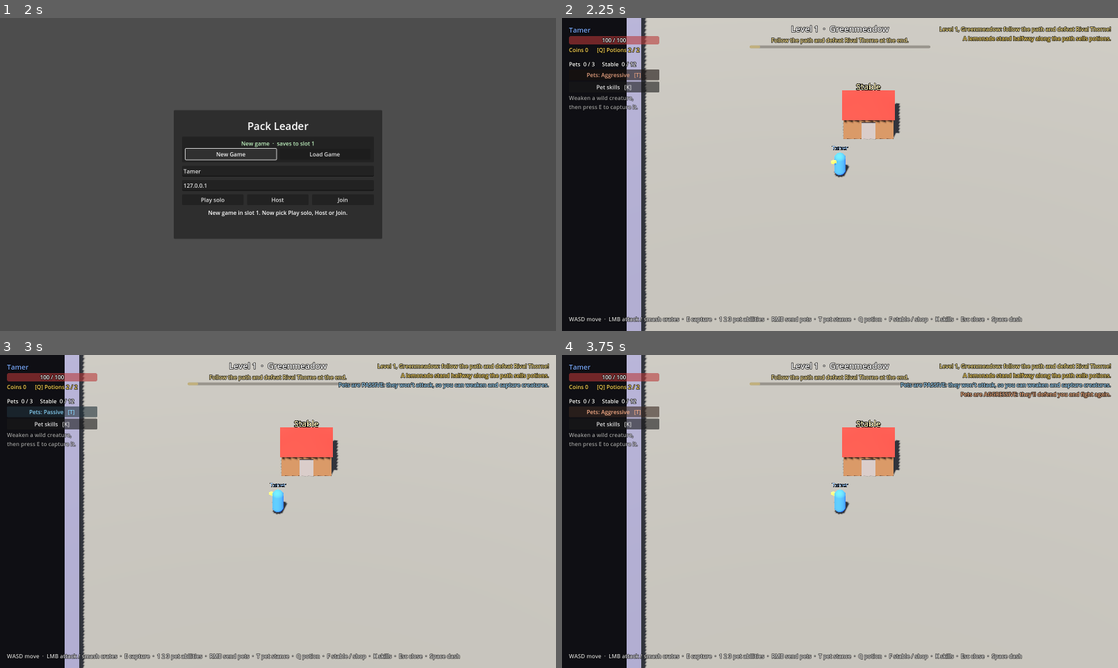
Above: before the commit, frames 1-4 (two rows, left to right).
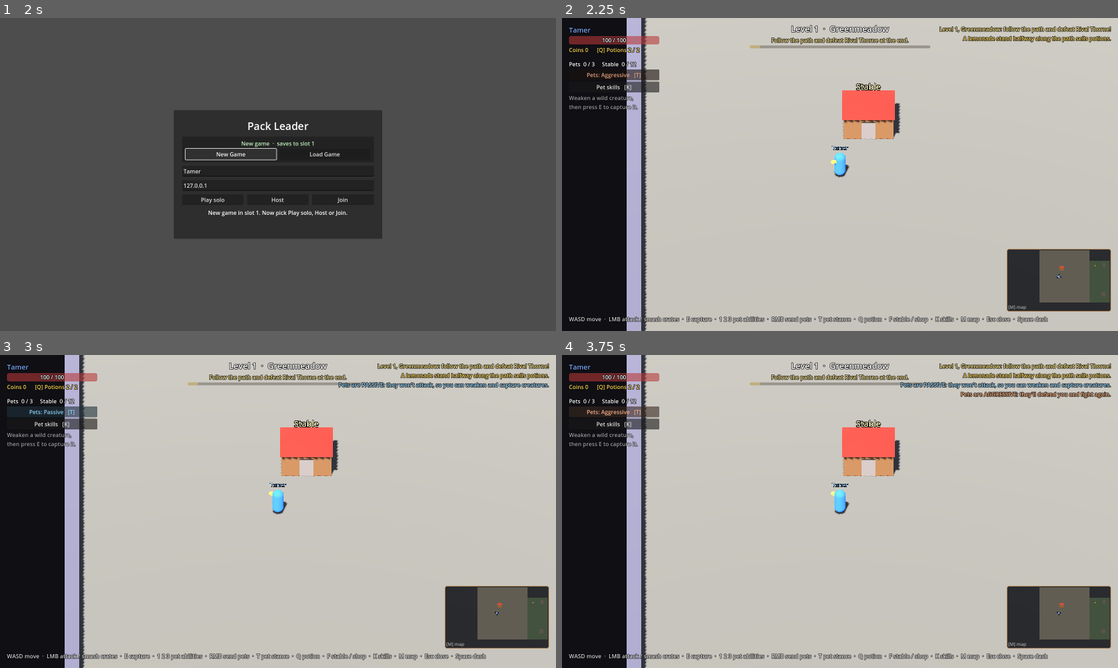
Above: after the commit, the same moments.

Repository: stealer999-design/Pack-Leader
Game: Godot game, scene res://scenes/main.tscn
Same seed, same stepped clock (60 frames per second), same inputs: the game is played once before the commit and once after it.
Inputs:
- Up to frame 1 (2 s): click "New Game" at 0.5 s; click "New Game" at 1.25 s
- Up to frame 2 (2.25 s): click "Play solo" at 2 s
- Up to frame 3 (3 s): click "Pets: Aggressive [T]" at 2.75 s
- Up to frame 4 (3.75 s): click "Pets: Passive [T]" at 3.5 s

Frame 1 is identical in both runs. In frame 2, 3.9% of the frame differs, in the area x 71-99%, y 73-98%; in frame 3, 3.9%; in frame 4, 3.9%.

Commit message:
Mini map, with a large whole-level view on M
A map in the bottom-right corner shows the path around the player, oriented
like the camera: floor and rocks, crates, the stable, lemonade stand,
portal, boss, wild creatures, pets and players (an arrow for you). M
switches to the whole level, large; M or Esc shrinks it again.

Co-Authored-By: Claude Opus 5.5 <noreply@anthropic.com>
Claude-Session: https://claude.ai/code/session_01SHXn7uzAhXhqkDiK48VPSa

Diff:
--- a/project.godot
+++ b/project.godot
@@ -93,6 +93,11 @@
 "events": [Object(InputEventKey,"resource_local_to_scene":false,"resource_name":"","device":-1,"window_id":0,"alt_press …(190 unchanged characters)…
 ]
 }
+map={
+"deadzone": 0.5,
+"events": [Object(InputEventKey,"resource_local_to_scene":false,"resource_name":"","device":-1,"window_id":0,"alt_pressed":false,"shift_pressed":false,"ctrl_pressed":false,"meta_pressed":false,"pressed":false,"keycode":0,"physical_keycode":77,"key_label":0,"unicode":0,"location":0,"echo":false,"script":null)
+]
+}
 
 [autoload]
 
--- a/scenes/hud.tscn
+++ b/scenes/hud.tscn
@@ -161,7 +161,7 @@
 offset_bottom = -20.0
 grow_vertical = 0
 modulate = Color(1, 1, 1, 0.8)
-text = "WASD move  ·  LMB attack / smash crates  ·  E capture  ·  1 2 3 pet abilities  ·  RMB send pets  ·  T pet stance  ·  Q potion  ·  F stable / shop  ·  K skills  ·  Esc close  ·  Space dash"
+text = "WASD move  ·  LMB attack / smash crates  ·  E capture  ·  1 2 3 pet abilities  ·  RMB send pets  ·  T pet stance  ·  Q potion  ·  F stable / shop  ·  K skills  ·  M map  ·  Esc close  ·  Space dash"
 
 [node name="DownedLabel" type="Label" parent="."]
 unique_name_in_owner = true
--- a/scripts/hud.gd
+++ b/scripts/hud.gd
@@ -9,6 +9,7 @@
 var _party_refresh := 0.0
 var _dialog_closed_frame := -1
 var skill_window: SkillWindow
+var mini_map: MiniMap
 var _stable_party_signature := ""
 var _party_slots: Array[PetSlot] = []
 var _bed_slots: Array[PetSlot] = []
@@ -52,11 +53,15 @@
 	skill_window.theme = stable_panel.theme
 	skill_window.add_theme_stylebox_override("panel", stable_panel.get_theme_stylebox("panel"))
 	add_child(skill_window)
+	mini_map = MiniMap.new()
+	add_child(mini_map)
+	move_child(mini_map, 0)  # under the windows
 
 
 func bind(player: Player) -> void:
 	_player = player
 	skill_window.player = player
+	mini_map.player = player
 	name_label.text = player.display_name
 	name_label.modulate = player.color.lightened(0.3)
 	player.health.changed.connect(_on_health_changed)
@@ -114,6 +119,10 @@
 
 
 func _unhandled_input(event: InputEvent) -> void:
+	if event.is_action_pressed("ui_cancel") and mini_map.expanded:
+		mini_map.toggle_expanded()
+		get_viewport().set_input_as_handled()
+		return
 	if event.is_action_pressed("ui_cancel") and is_window_open() \
 			and Engine.get_process_frames() != _dialog_closed_frame:
 		close_windows()
--- /dev/null
+++ b/scripts/mini_map.gd
@@ -0,0 +1,208 @@
+class_name MiniMap
+extends PanelContainer
+## The mini map, bottom right: the path around you, oriented like the camera
+## (the level runs left to right). Press M to switch to the whole level, large.
+##
+## Shows the path and rocks, the stable, the lemonade stand, the portal, crates,
+## the boss, wild creatures (red), your pets (green), other players and their
+## pets (in their colours) and you (an arrow pointing where you aim).
+## Everything is drawn from the level layout and the live nodes on this peer.
+
+const COMPACT_SIZE := Vector2(300, 180)
+const COMPACT_SCALE := 4.0  ## Pixels per world unit in the corner map.
+const REDRAW_INTERVAL := 0.066
+
+var player: Player
+var expanded := false
+
+var _canvas: Control
+var _style: StyleBoxFlat
+var _legend: Label
+var _redraw_timer := 0.0
+## Level-space -> map-space: map x = how far along the path, map y = across it.
+var _scale := COMPACT_SCALE
+var _origin := Vector2.ZERO  ## The map-space point at the centre of the canvas.
+
+
+func _init() -> void:
+	mouse_filter = Control.MOUSE_FILTER_IGNORE
+	clip_contents = true
+	_style = StyleBoxFlat.new()
+	var style := _style
+	style.border_color = Color(0.62, 0.45, 0.28)
+	style.set_border_width_all(2)
+	style.set_corner_radius_all(6)
+	style.set_content_margin_all(4)
+	add_theme_stylebox_override("panel", style)
+	var box := VBoxContainer.new()
+	box.mouse_filter = Control.MOUSE_FILTER_IGNORE
+	add_child(box)
+	_canvas = Control.new()
+	_canvas.mouse_filter = Control.MOUSE_FILTER_IGNORE
+	_canvas.clip_contents = true
+	_canvas.size_flags_vertical = Control.SIZE_EXPAND_FILL
+	_canvas.draw.connect(_draw_map)
+	box.add_child(_canvas)
+	_legend = Label.new()
+	_legend.add_theme_font_size_override("font_size", 13)
+	box.add_child(_legend)
+	_apply_mode()
+
+
+func toggle_expanded() -> void:
+	expanded = not expanded
+	_apply_mode()
+
+
+func _apply_mode() -> void:
+	if expanded:
+		set_anchors_and_offsets_preset(Control.PRESET_FULL_RECT)
+		# Clear of the party panel (left) and the messages (top right).
+		offset_left = 300
+		offset_right = -30
+		offset_top = 230
+		offset_bottom = -100
+		_legend.text = "You (arrow)  ·  your pets: green  ·  wild: red  ·  boss: big red  ·  stand: yellow  ·  stable: brown  ·  portal: purple       [M] close"
+	else:
+		set_anchors_and_offsets_preset(Control.PRESET_BOTTOM_RIGHT)
+		offset_left = -20 - COMPACT_SIZE.x
+		offset_top = -56 - COMPACT_SIZE.y
+		offset_right = -20
+		offset_bottom = -56
+		_legend.text = "[M] map"
+	_style.bg_color = Color(0.05, 0.06, 0.08, 0.95 if expanded else 0.85)
+	_legend.modulate = Color(1, 1, 1, 0.6)
+	_canvas.queue_redraw()
+
+
+func _process(delta: float) -> void:
+	_redraw_timer -= delta
+	if _redraw_timer <= 0.0:
+		_redraw_timer = REDRAW_INTERVAL
+		_canvas.queue_redraw()
+
+
+func _world() -> World:
+	return player.world if is_instance_valid(player) else null
+
+
+## A point in level space (from World.level_root) in map space.
+static func _to_map(local: Vector3) -> Vector2:
+	return Vector2(-local.z, local.x)
+
+
+func _to_canvas(map_point: Vector2) -> Vector2:
+	return _canvas.size * 0.5 + (map_point - _origin) * _scale
+
+
+func _node_pos(world: World, node: Node3D) -> Vector2:
+	return _to_canvas(_to_map(world.level_root.to_local(node.global_position)))
+
+
+func _draw_map() -> void:
+	var world := _world()
+	if world == null or world.layout.is_empty():
+		return
+	var layout := world.layout
+	var segments: Array = layout.segments
+	# Fit the view: the whole level, or a window centred on the player.
+	if expanded:
+		var bounds := Rect2(_to_map(Vector3(segments[0].center_x, 0, segments[0].z_start)), Vector2.ZERO)
+		for seg in segments:
+			bounds = bounds.merge(_segment_rect(seg))
+		_scale = minf(_canvas.size.x / bounds.size.x, _canvas.size.y / bounds.size.y) * 0.96
+		_origin = bounds.get_center()
+	else:
+		_scale = COMPACT_SCALE
+		_origin = _to_map(world.level_root.to_local(player.global_position))
+
+	var biome := world.biome()
+	var floor_color: Color = layout.floor_tint
+	for seg in segments:
+		var color := floor_color
+		if seg.kind == "start":
+			color = biome.camp
+		elif seg.kind == "arena":
+			color = biome.arena
+		_draw_rect_map(_segment_rect(seg), color.darkened(0.15))
+	for rock in layout.rocks:
+		var size: Vector3 = rock.size
+		var center := _to_map(rock.pos)
+		var half := Vector2(size.z, size.x) * 0.5
+		_draw_rect_map(Rect2(center - half, half * 2.0), Color(biome.rock).darkened(0.35))
+
+	# Landmarks.
+	var stable_at := _to_canvas(_to_map(layout.stable_point))
+	_canvas.draw_rect(Rect2(stable_at - Vector2(6, 3), Vector2(12, 9)), Color(0.6, 0.38, 0.2))
+	_canvas.draw_colored_polygon(PackedVector2Array([stable_at + Vector2(-8, -3), stable_at + Vector2(8, -3),
+			stable_at + Vector2(0, -10)]), Color(0.85, 0.3, 0.25))
+	var shop_at := _to_canvas(_to_map(layout.shop_point))
+	_canvas.draw_circle(shop_at, 6.5, Color(0.2, 0.15, 0.05))
+	_canvas.draw_circle(shop_at, 5.0, Color(1.0, 0.88, 0.2))
+	var portal_at := _to_canvas(_to_map(layout.exit_point))
+	_canvas.draw_arc(portal_at, 7.0, 0, TAU, 20, Color(0.75, 0.45, 1.0), 2.5)
+	if world.exit_open:
+		_canvas.draw_circle(portal_at, 4.5, Color(0.85, 0.6, 1.0))
+	for crate: Crate in world.crates_root.get_children():
+		var at := _node_pos(world, crate)
+		_canvas.draw_rect(Rect2(at - Vector2(2, 2), Vector2(4, 4)),
+				Color(1.0, 0.8, 0.2) if crate.gold else Color(0.65, 0.45, 0.25))
+
+	# Creatures, the boss and players.
+	for c: Creature in world.get_tree().get_nodes_in_group("creatures"):
+		if not is_instance_valid(c) or c.is_queued_for_deletion():
+			continue
+		var color := Color(0.95, 0.3, 0.25)
+		var radius := 2.5
+		if c.owner_id == player.peer_id:
+			color = Color(0.35, 1.0, 0.45)
+			radius = 3.5
+		elif c.is_player_pet():
+			var owner_player := world.get_player(c.owner_id)
+			color = owner_player.color.lightened(0.3) if owner_player else Color.WHITE
+			radius = 3.0
+		elif c.is_rival_pet():
+			color = Color(0.75, 0.1, 0.15)
+			radius = 3.5
+		if c.fainted:
+			color = color.darkened(0.5)
+		_canvas.draw_circle(_node_pos(world, c), radius, color)
+	var rival := world.get_rival()
+	if rival and not rival.health.is_dead():
+		var at := _node_pos(world, rival)
+		_canvas.draw_circle(at, 7.0, Color(0.1, 0.0, 0.0))
+		_canvas.draw_circle(at, 5.5, Color(1.0, 0.2, 0.15))
+	for p: Player in world.get_players():
+		if p != player:
+			var at := _node_pos(world, p)
+			_canvas.draw_circle(at, 5.0, Color.WHITE)
+			_canvas.draw_circle(at, 3.8, p.color)
+	_draw_self(world)
+
+
+func _draw_self(world: World) -> void:
+	var at := _node_pos(world, player)
+	var facing := -player.model.global_basis.z
+	var local := world.level_root.global_basis.inverse() * facing
+	var dir := _to_map(local).normalized()
+	if dir == Vector2.ZERO:
+		dir = Vector2.RIGHT
+	var side := dir.orthogonal()
+	var arrow := PackedVector2Array([at + dir * 9.0, at - dir * 5.0 + side * 6.0, at - dir * 2.0, at - dir * 5.0 - side * 6.0])
+	_canvas.draw_colored_polygon(arrow, Color(0.05, 0.05, 0.05))
+	var inner := PackedVector2Array()
+	for point in arrow:
+		inner.append(at + (point - at) * 0.72)
+	_canvas.draw_colored_polygon(inner, player.color.lightened(0.25))
+
+
+func _segment_rect(seg: Dictionary) -> Rect2:
+	var a := _to_map(Vector3(seg.center_x - seg.width * 0.5, 0, seg.z_start))
+	var b := _to_map(Vector3(seg.center_x + seg.width * 0.5, 0, seg.z_end))
+	return Rect2(a, Vector2.ZERO).expand(b)
+
+
+func _draw_rect_map(rect: Rect2, color: Color) -> void:
+	var a := _to_canvas(rect.position)
+	var b := _to_canvas(rect.end)
+	_canvas.draw_rect(Rect2(a, b - a).abs(), color)
--- a/scripts/player.gd
+++ b/scripts/player.gd
@@ -172,6 +172,8 @@
 			_potion_timer = potion_cooldown
 		request_potion.rpc_id(1)  # the server explains if it can't be used
 
+	if Input.is_action_just_pressed("map"):
+		world.hud.mini_map.toggle_expanded()
 	if Input.is_action_just_pressed("skills"):
 		world.hud.toggle_skills()
 	if Input.is_action_just_pressed("interact"):
